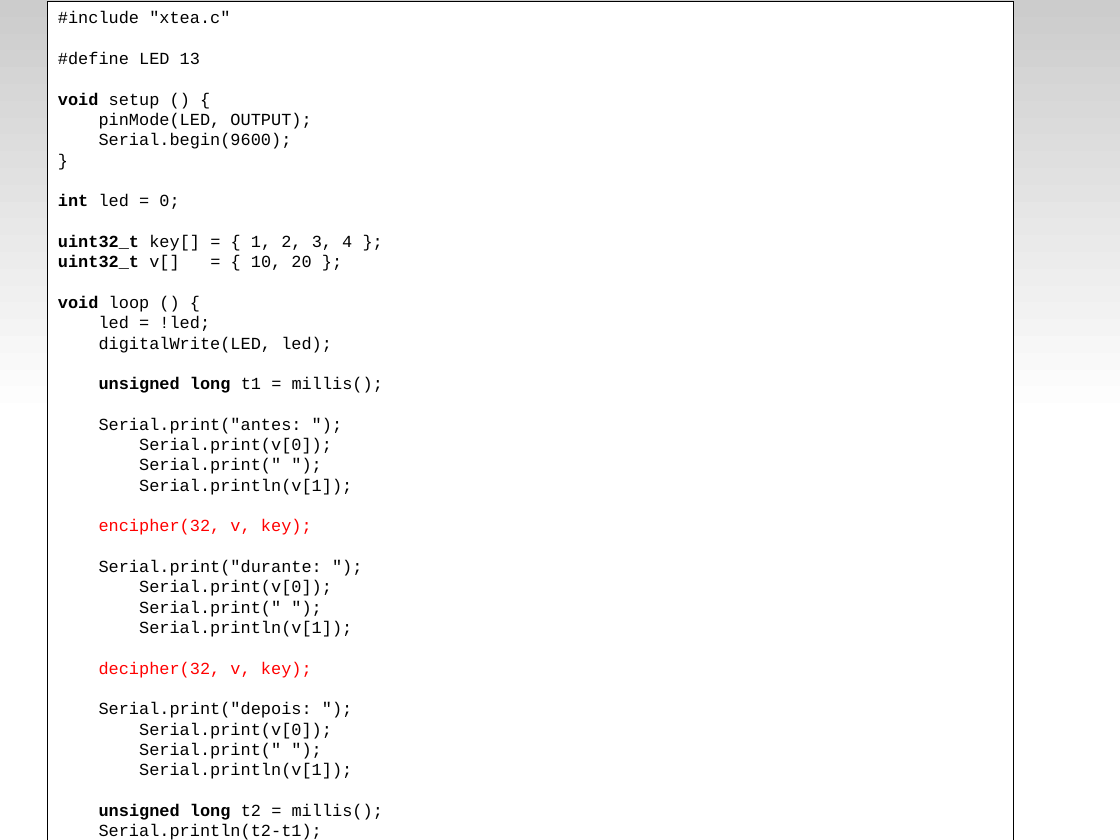
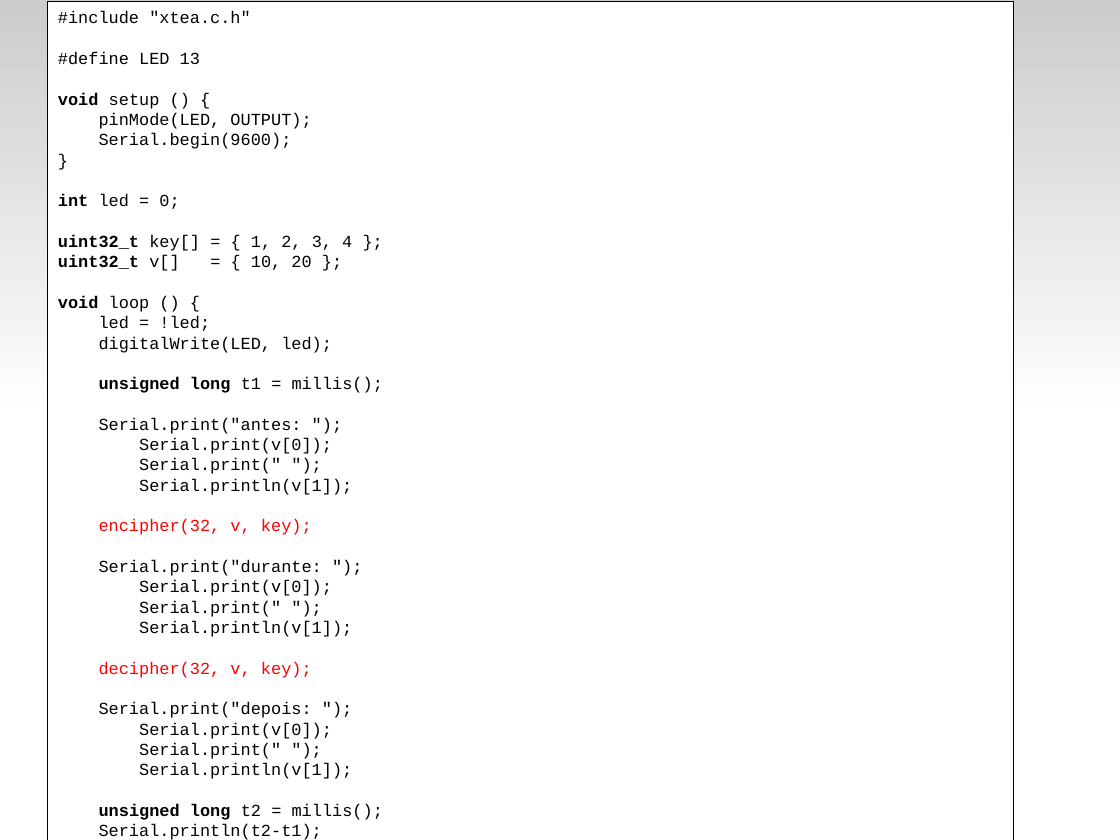
Before and after one commit to fsantanna-uerj/reativos, a slide deck: slide 30 of slides/03_modelos.odp (slide 31 before the commit). Drawn at 1120x840 pixels with LibreOffice and Linux fonts; fonts in the diff are those of the drawing. Boxes give left, top, right and bottom in pixels: in the first picture for what was removed or moved away, otherwise in the second. Text is boxed around its words. In the diff, an @@ line names an element or a change of style, - is before the commit and + after.

```diff
--- a/slides/03_modelos.odp
+++ b/slides/03_modelos.odp
@@ text in rectangle at [58,11,251,24]: text changed @@
-#include "xtea.c"
+#include "xtea.c.h"
```
Also in this commit, not shown: 7 other slides changed, 1 slide removed, 5 other files.
